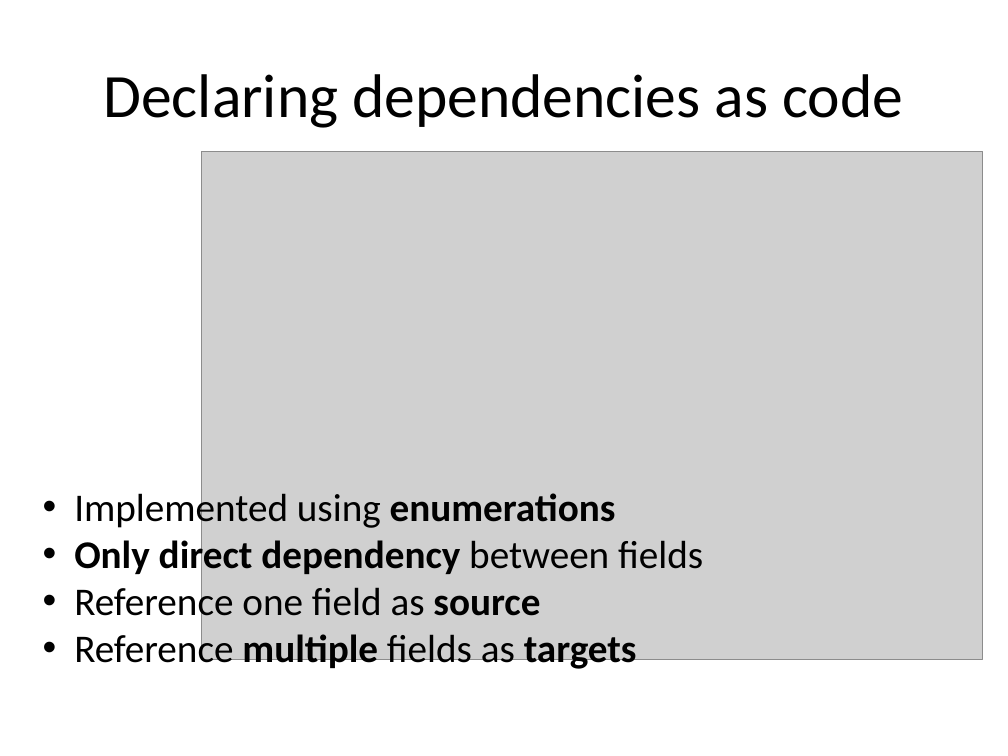
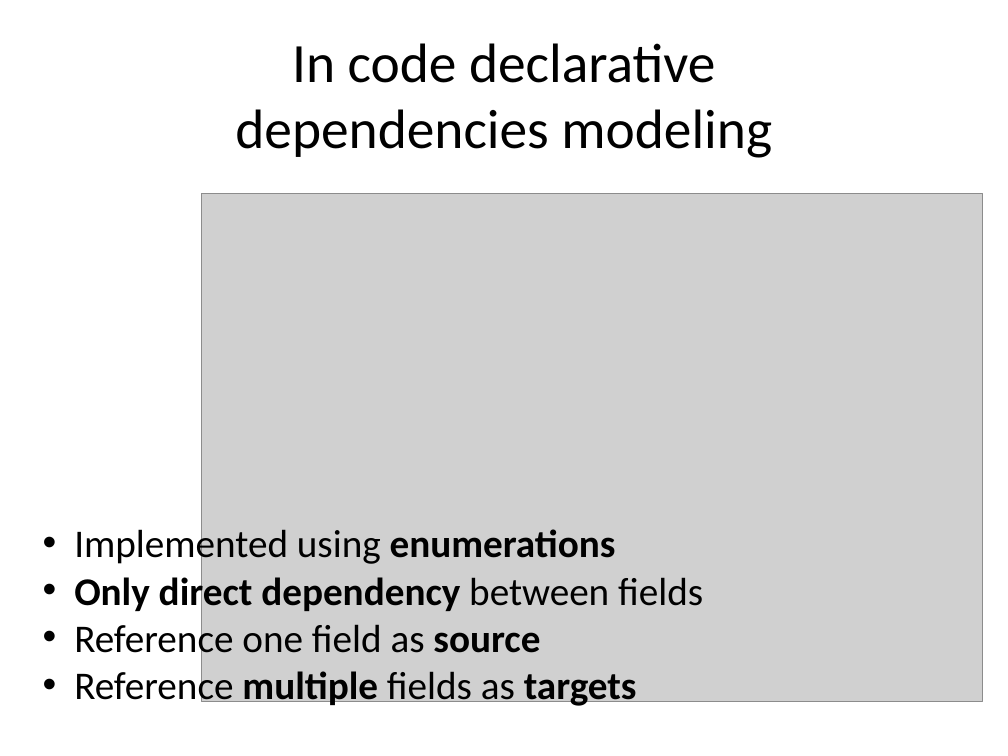
Before and after one commit to lesfurets/mdl4ui, a slide deck: slide 29 of mdl4ui-docs/mdl4ui_cg2013.pptx. Drawn at 1008x756 pixels with LibreOffice and Linux fonts; fonts in the diff are those of the drawing; grey boxes stand for pictures. Boxes give left, top, right and bottom in pixels: in the first picture for what was removed or moved away, otherwise in the second. Text is boxed around its words. In the diff, an @@ line names an element or a change of style, - is before the commit and + after.

Commit message:
fixed a few typo

```diff
--- a/mdl4ui-docs/mdl4ui_cg2013.pptx
+++ b/mdl4ui-docs/mdl4ui_cg2013.pptx
@@ title at (235, 43, 772, 158): text changed; size 44 to 39.6 pt @@
-Declaring dependencies as code
+In code declarative
+dependencies modeling
@@ picture: place and size @@
-picture at (202, 151, 983, 659)
+picture at (202, 194, 983, 702)
@@ text "Implemented using enumerations": place and size @@
-text "Implemented using enumerations" at (74, 488, 703, 672)
+text "Implemented using enumerations" at (74, 525, 703, 709)
```
